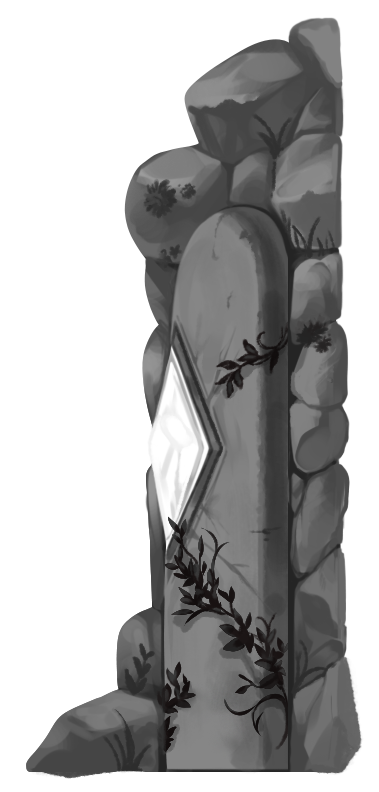
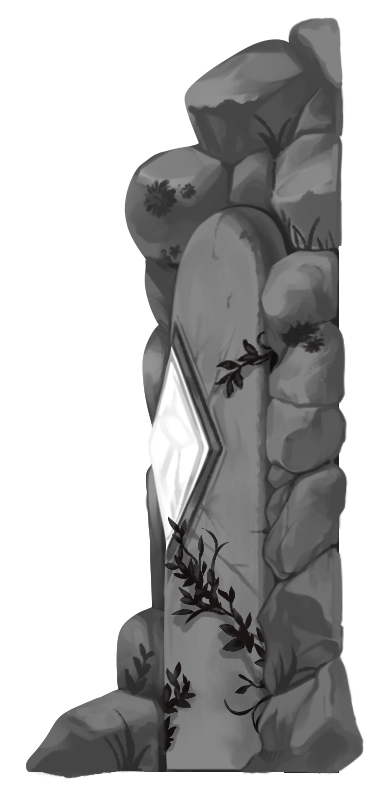
Two versions of the same layered image (w=379, h=792). Layer-by-layer changes:
added layer "근경 돌" above "문" over bbox(240, 249, 364, 775)
renamed "레이어 7" to "문", painted on it over bbox(148, 246, 364, 775)
removed layer "레이어 8" over bbox(148, 246, 350, 774)
added layer "동굴 입구" over bbox(148, 246, 345, 775)
